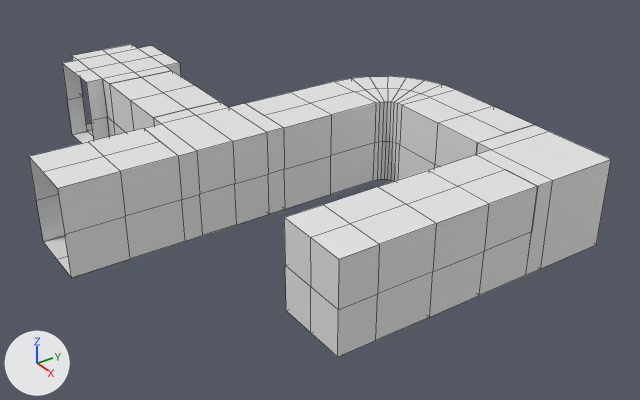
Two versions of the Blender file Basic_Pieces.blend, one commit apart.
Rendered twice from a camera (50 mm lens) standing at (18.97, -12.59, 10.45) and looking at (1.28, -0.55, -1.09). Arrows for +X, +Y and +Z are at lower left; the lights stay in place. Mesh edges are drawn as thin lines.

Names of what the first picture shows: 'Corner_Curve', 'Corner_Square', 'Cross_Roads', 'Dead_End', 'Straight', 'Straight.001', 'Straight.003', 'Straight.004', 'Straight.005', 'T_Junction'.
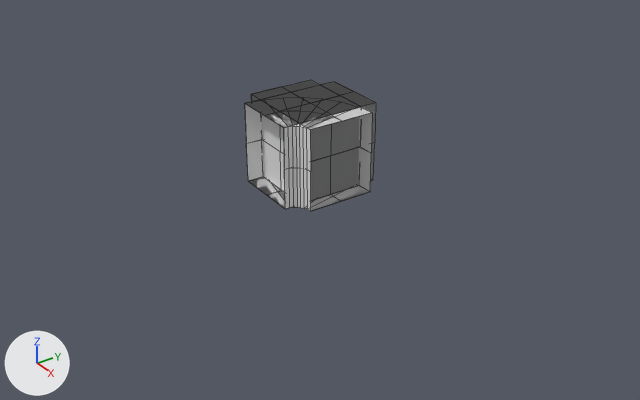
The change, as a list of edits to the scene's bpy script:
```text
Remove ob_straight_001:
    ob_straight_001 = bpy.data.objects.new('Straight.001', me_plane_005)
    ob_straight_001.location = (3.0, 3.0, 0.0)
    ob_straight_001.rotation_euler = (0.0, 0.0, -1.571)  # degrees (0, 0, -90)
    _m = ob_straight_001.modifiers.new('Mirror', 'MIRROR')
    _m.use_axis = (True, True, True)
    _m.use_clip = True
Remove ob_straight_003:
    ob_straight_003 = bpy.data.objects.new('Straight.003', me_plane_007)
    ob_straight_003.location = (6.0, 0.0, 0.0)
    _m = ob_straight_003.modifiers.new('Mirror', 'MIRROR')
    _m.use_axis = (True, True, True)
    _m.use_clip = True
Remove ob_straight_004:
    ob_straight_004 = bpy.data.objects.new('Straight.004', me_plane_004)
    ob_straight_004.location = (0.0, -6.0, 0.0)
    _m = ob_straight_004.modifiers.new('Mirror', 'MIRROR')
    _m.use_axis = (True, True, True)
    _m.use_clip = True
Remove ob_straight_005:
    ob_straight_005 = bpy.data.objects.new('Straight.005', me_plane_008)
    ob_straight_005.location = (-3.0, -3.0, 0.0)
    ob_straight_005.rotation_euler = (0.0, 0.0, -1.571)  # degrees (0, 0, -90)
    _m = ob_straight_005.modifiers.new('Mirror', 'MIRROR')
    _m.use_axis = (True, True, True)
    _m.use_clip = True
Change ob_corner_curve:
    ob_corner_curve.location: (0.0, 3.0, 0.0) -> (0.0, 0.0, 0.0)
Change ob_corner_square:
    ob_corner_square.location: (6.0, 3.0, 0.0) -> (0.0, 0.0, 0.0)
Change ob_dead_end:
    ob_dead_end.location: (6.0, -3.0, 0.0) -> (0.0, 0.0, 0.0)
Change ob_t_junction:
    ob_t_junction.location: (0.0, -3.0, 0.0) -> (0.0, 0.0, 0.0)
Change ob_cross_roads:
    ob_cross_roads.location: (-6.0, -3.0, 0.0) -> (0.0, 0.0, 0.0)
```

Where the change shows, as pixel boxes [x1, y1, x2, y2] in the pictures (640 x 400 px):
'Dead_End', moved: before [284, 187, 436, 357]; after [261, 82, 376, 192]
'Straight.004', deleted: before [29, 128, 185, 278]
'Straight.003', deleted: before [379, 155, 537, 317]
'T_Junction', moved: before [144, 102, 285, 241]; after [251, 82, 354, 201]
'Corner_Square', moved: before [476, 125, 611, 275]; after [283, 80, 359, 193]
'Corner_Curve', moved: before [334, 76, 456, 181]; after [245, 97, 372, 211]
'Cross_Roads', moved: before [62, 44, 181, 143]; after [249, 92, 376, 211]
'Straight.001', deleted: before [398, 90, 534, 180]
'Straight.005', deleted: before [109, 71, 220, 135]
'Straight', unchanged, covered by the edit: before [245, 82, 376, 209]; after [245, 92, 375, 205]
